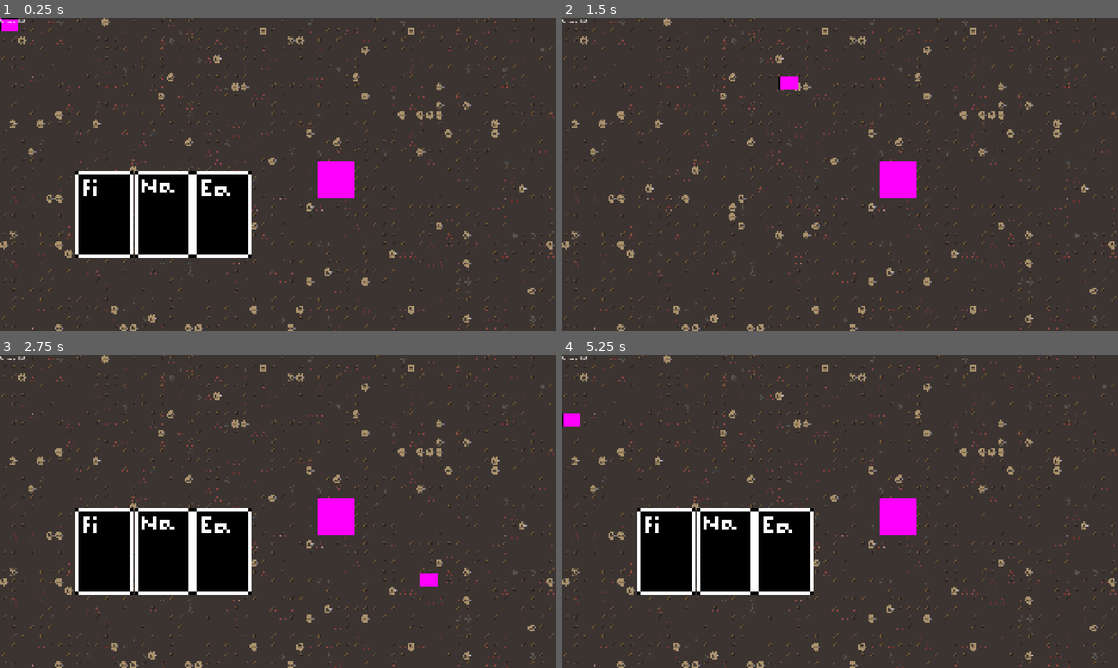
Above: before the commit, frames 1-4 (two rows, left to right).
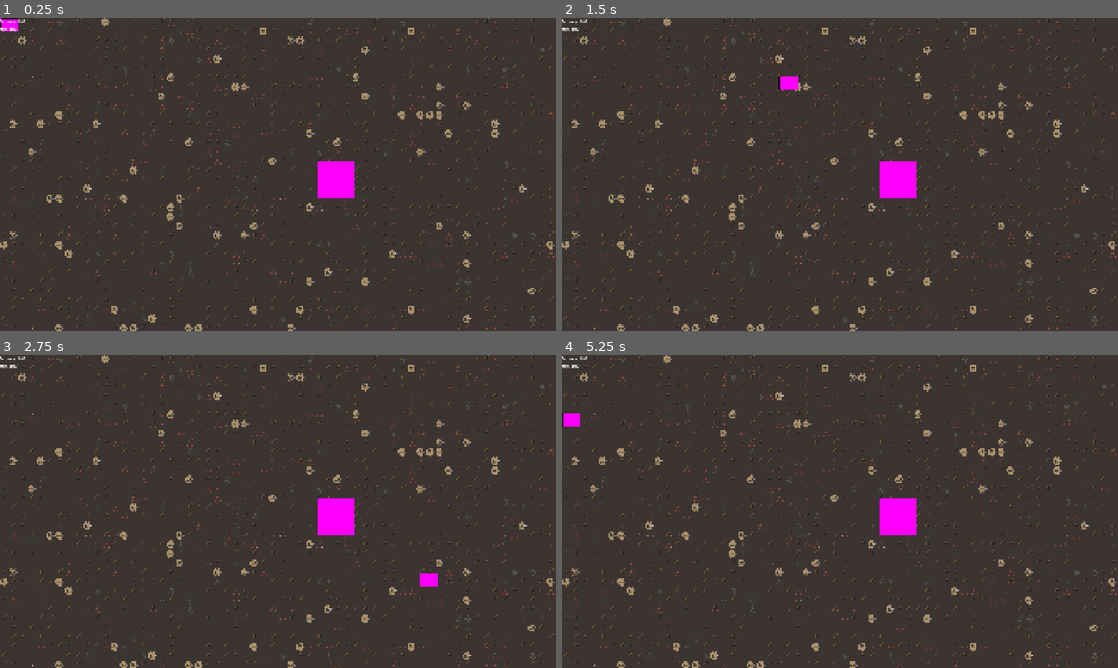
Above: after the commit, the same moments.

Repository: doakeserino/newgame
Game: Godot game, scene res://Scenes/main_scene.tscn
Same seed, same stepped clock (60 frames per second), same inputs: the game is played once before the commit and once after it.
Inputs:
- Up to frame 1 (0.25 s): no input
- Up to frame 2 (1.5 s): tap Enter at 0.5 s; hold D (move_right) 0.53-1.28 s; tap X (hide_card_overlay) at 0.6 s; hold S (move_down) from 1.28 s (still down); tap F (interact) at 1.35 s
- Up to frame 3 (2.75 s): release S (move_down) at 2.03 s; hold D (move_right) from 2.03 s (still down); tap X (hide_card_overlay) at 2.1 s
- Up to frame 4 (5.25 s): release D (move_right) at 2.78 s; hold W (move_up) 2.78-3.53 s; tap F (interact) at 2.85, 4.35 s; hold A (move_left) 3.53-5.03 s; tap X (hide_card_overlay) at 3.6, 5.1 s; hold S (move_down) from 5.03 s (still down)

The runs differ from the first frame. In frame 1, 8.8% of the frame differs, in the area x 0-46%, y 3-77%; in frame 2, less than 0.1%; in frame 3, 8.8%; in frame 4, 8.8%.

Commit message:
Commit 10
Card now work through and inventory instead of just the visible card hand

Diff:
--- a/Scenes/player.tscn
+++ b/Scenes/player.tscn
@@ -9,7 +9,7 @@
 size = Vector2(64, 48)
 
 [sub_resource type="RectangleShape2D" id="RectangleShape2D_g4v7s"]
-size = Vector2(112, 80)
+size = Vector2(144, 96)
 
 [node name="Player" type="CharacterBody2D" unique_id=1059542720]
 script = ExtResource("1_v0iea")
@@ -30,7 +30,7 @@
 [node name="InteractableArea" type="Area2D" parent="." unique_id=1452403109]
 
 [node name="CollisionShape2D" type="CollisionShape2D" parent="InteractableArea" unique_id=1234036771]
-position = Vector2(56, 0)
+position = Vector2(40, 0)
 shape = SubResource("RectangleShape2D_g4v7s")
 
 [connection signal="body_entered" from="InteractableArea" to="." method="_on_interactable_area_body_entered"]
--- a/Scripts/GlobalStats.gd
+++ b/Scripts/GlobalStats.gd
@@ -2,14 +2,28 @@
 
 signal stats_changed
 signal card_added
+signal inventory_changed
 var stats = {
-	"money" : 100
+	"money" : 100,
+	"hp" : 100,
+
 }
-var cards = ["0", "1", "2"]
+var player_inventory = ["0"]
+# player_inventory only includes card id's
+var cards = []
 
 func change_stats(stat_name : String, amount : int):
 	stats[stat_name] += amount
 	stats_changed.emit()
 func add_card(card_to_add : String):
+	player_inventory.append(card_to_add)
 	cards.append(card_to_add)
 	card_added.emit()
+	add_cards_to_hand()
+func add_cards_to_hand():
+	inventory_changed.emit()
+	print(player_inventory)
+
+func _ready():
+	add_cards_to_hand()
+# see if length of player inv is greater than number of slots, if it is than just add cards from range of 0 to length of player inv
--- a/Scripts/cards_hand.gd
+++ b/Scripts/cards_hand.gd
@@ -9,9 +9,10 @@
 @onready var slot_5 = $Slot5
 @onready var slot_6 = $Slot6
 
-var cardslots = [slot_1, slot_2, slot_3, slot_4, slot_5, slot_6]
+var card_slots = [slot_1, slot_2, slot_3, slot_4, slot_5, slot_6]
 
 func _ready():
+	GlobalStats.inventory_changed.connect(add_cards_to_hand)
 	for card in GlobalStats.cards:
 		add_card(card)
 	GlobalStats.card_added.connect(recalculate_cards)
@@ -37,3 +38,11 @@
 	slot_6.taken = false
 	for card in GlobalStats.cards:
 		add_card(card)
+func add_cards_to_hand():
+	if len(GlobalStats.player_inventory) > len(card_slots):
+		for slot in range(0, len(card_slots)):
+			GlobalStats.cards.append(GlobalStats.player_inventory[slot])
+	else:
+		for slot in range(0, len(GlobalStats.player_inventory)):
+			GlobalStats.cards.append(GlobalStats.player_inventory[slot])
+	GlobalStats.card_added.emit()
--- a/Scripts/shop_panel.gd
+++ b/Scripts/shop_panel.gd
@@ -22,8 +22,9 @@
 		repetitions += 1
 
 func _on_button_pressed():
-	GlobalStats.change_stats("money", - new_card.card_stats["cost"])
-	add_card(new_card.card_stats["sprite_frame"])
+	if GlobalStats.stats["money"] >= new_card.card_stats["cost"]:
+		GlobalStats.change_stats("money", - new_card.card_stats["cost"])
+		add_card(new_card.card_stats["sprite_frame"])
 func add_card(new_card_arg):
 		var card_to_add = str(new_card_arg)
 		GlobalStats.add_card(card_to_add)
--- a/Scripts/ui.gd
+++ b/Scripts/ui.gd
@@ -18,4 +18,5 @@
 func close_shop():
 	shop_interface.visible = false
 func update_stats_display():
-	stats_display.text = "Money: %d" % [GlobalStats.stats["money"]]
+	for stat in GlobalStats.stats:
+		stats_display.text += stat.capitalize() + ": %d \n" % [GlobalStats.stats[stat]]
Binary file added: Assets/space_font.png
Not shown, added: Assets/space_font.png.import
